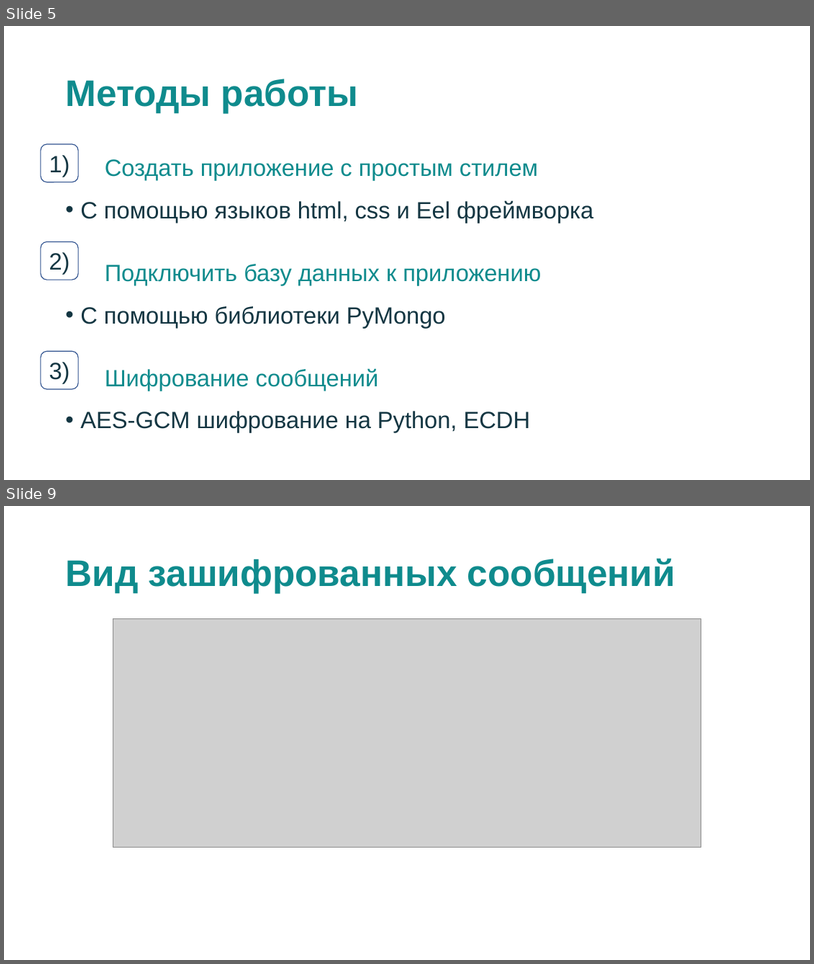
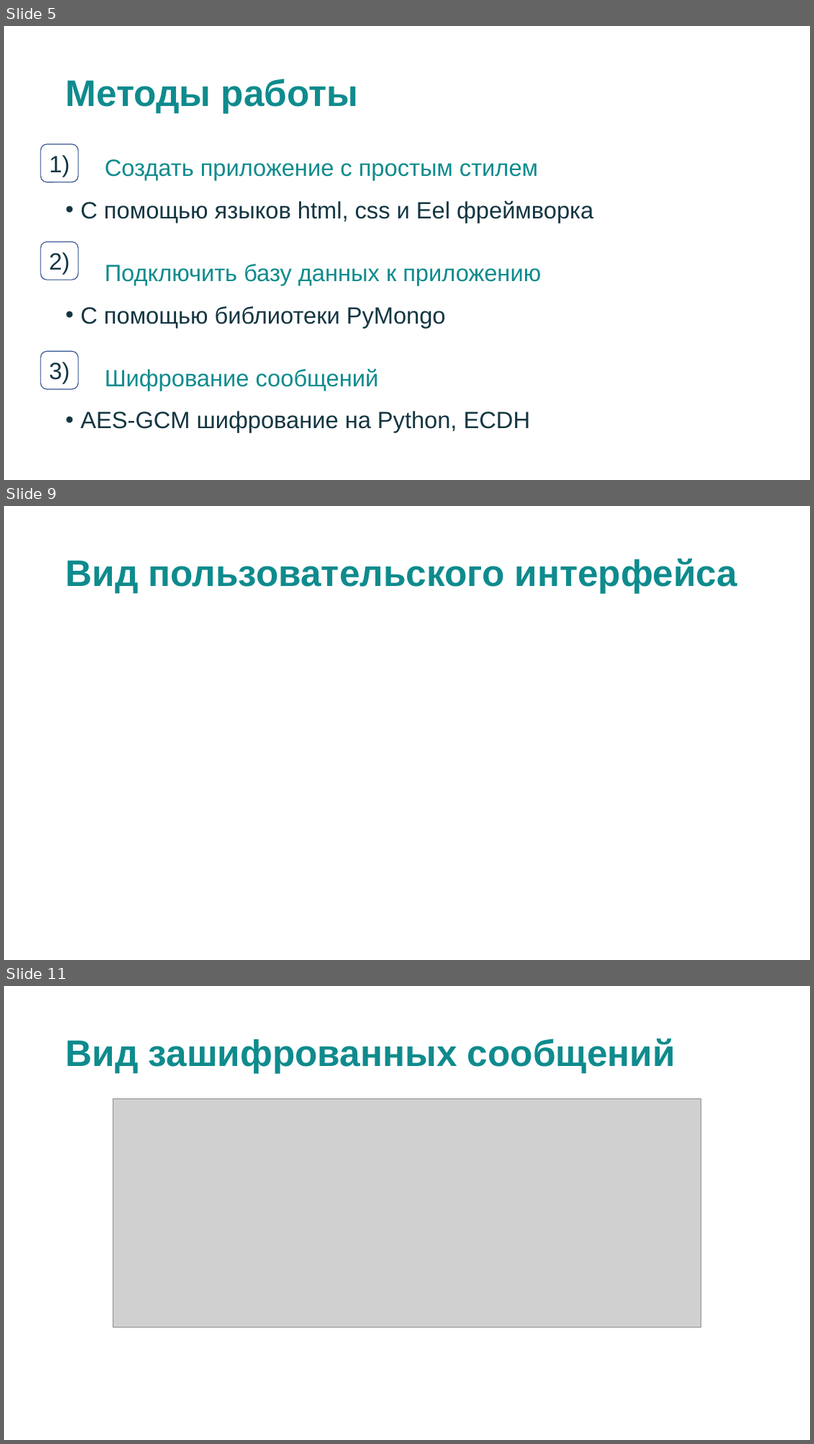
Before and after one commit to Nak1i1/Naki, a slide deck: Мессенджер Naki.pptx. Shown one above the other, each under a label of ours: slides 5 and 9 before the commit, slides 5, 9 and 11 after it; the slides between them are not shown. The pictures are 814x964 and 814x1444 pixels, drawn with LibreOffice and Linux fonts; fonts in the diff are those of the drawing; grey boxes stand for pictures; background and template pictures are left out. Boxes give left, top, right and bottom in pixels: in the first picture for what was removed or moved away, otherwise in the second. Text is boxed around its words. In the diff, an @@ line names an element or a change of style, - is before the commit and + after.

```diff
--- a/Мессенджер Naki.pptx
+++ b/Мессенджер Naki.pptx
@@ slide 9 added at [4,506,810,960], background picture (left out) @@
@@ title added at [65,558,738,593], 44 pt, text #0F8B8D, bold @@
+Вид пользовательского интерфейса
@@ what was slide 9 is now slide 11 @@
```
Also in this commit, not shown: 3 other slides added, 2 slides removed, 7 other files.
